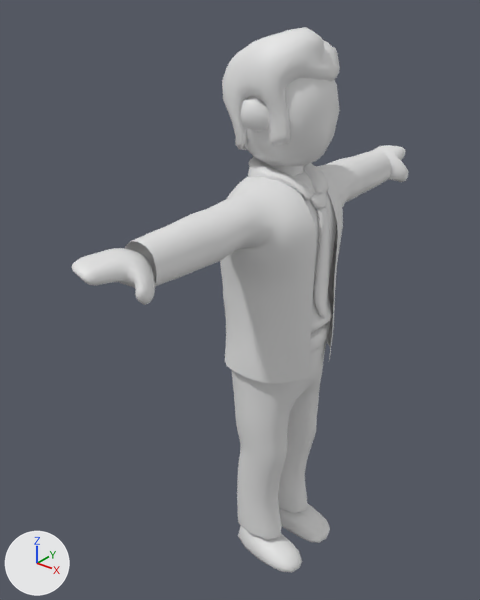
An edit to the FBX model Assets/Geometry/Characters/OE_Character_06_ANIM.fbx, drawn before and after from the same camera.
One viewpoint serves both versions: a camera (50 mm lens) standing at (0.95, -1.363, 1.653) and looking at (-0.103, -0.046, 0.837). Lighting does not change. The marker at lower left points along +X, +Y and +Z. Where no turn or scale is listed for an object, it has been applied to the vertices.

The scene before the commit, as lines of its bpy script (objects in view):
```python
ob_collar_005 = bpy.data.objects.new('Collar.005', me_cube_023)
ob_collar_005.location = (0.17, 0.0, 0.0)
ob_hair_005 = bpy.data.objects.new('Hair.005', me_cube_024)
ob_hair_005.location = (0.447, 0.0, 0.0)
ob_head_006 = bpy.data.objects.new('Head.006', me_cube_026)
ob_head_006.location = (0.447, 0.0, 0.0)
ob_neck_005 = bpy.data.objects.new('Neck.005', me_cube_027)
ob_neck_005.location = (0.17, 0.0, 0.0)
ob_shoes_005 = bpy.data.objects.new('Shoes.005', me_cube_028)
ob_shoes_005.location = (0.063, 0.0, 0.0)
ob_torso_010 = bpy.data.objects.new('Torso.010', me_cube_078)
ob_torso_010.location = (0.17, 0.0, 0.0)
ob_torso_011 = bpy.data.objects.new('Torso.011', me_cube_075)
ob_torso_011.location = (0.17, 0.0, 0.0)
ob_torso_012 = bpy.data.objects.new('Torso.012', me_cube_076)
ob_torso_012.location = (0.17, 0.0, 0.0)
ob_trousers_005 = bpy.data.objects.new('Trousers.005', me_cube_030)
ob_trousers_005.location = (0.0, 0.0, 0.0)
# also in view: 'Hands.005' at (0.014, 0.0, 1.117)
```
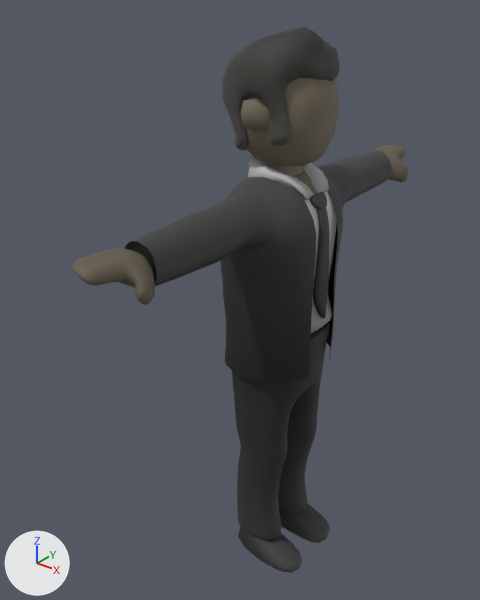
Changed parts and their boxes (x1, y1, x2, y2) in the pictures (480 x 600 px):
'Torso.011', recoloured, surface changed (grey to black)
    both: (125, 150, 391, 383)
'Trousers.005', recoloured, surface changed (grey to black)
    both: (232, 322, 330, 540)
'Hair.005', recoloured, surface changed (grey to black)
    both: (222, 27, 340, 150)
'Head.006', recoloured, surface changed (grey to brown)
    both: (240, 78, 340, 166)
'Hands.005', recoloured, surface changed (white to brown)
    both: (72, 145, 409, 305)
'Shoes.005', recoloured (white to black)
    both: (238, 503, 330, 573)
'Torso.010', recoloured (grey to black)
    both: (309, 192, 329, 318)
'Collar.005', recoloured
    both: (248, 157, 329, 200)
'Torso.012', recoloured, surface changed
    both: (292, 171, 337, 334)
'Neck.005', recoloured
    both: (266, 163, 304, 176)
part 1 of me_cube_024, surface changed (grey to black)
    both: (222, 27, 340, 148)

Edits to the bpy script that builds the scene:
```text
Change me_cube_024:
    where me_cube_024.from_pydata(...)  # 706 vertices, 704 faces; spans x -0.603..-0.325, y -0.132..0.126, z 1.252..1.552
    me_cube_024 part 1: texture (UV) coordinates of 704 of 704 faces, centred in x -0.6..-0.326, y -0.129..0.123, z 1.254..1.545, changed; they spanned u 0.44..0.88, v 0.12..0.63 and now span u 0.06..0.08, v 0.36..0.47
    add me_cube_024.materials.append(mat_workercolors)  # picture img_desaturated_pallete_png
Change me_cube_028:
    where me_cube_028.from_pydata(...)  # 212 vertices, 208 faces; spans x -0.149..0.095, y -0.134..0.134, z 0.001..0.08
    add me_cube_028.materials.append(mat_workercolors)  # picture img_desaturated_pallete_png
Change me_cube_026:
    where me_cube_026.from_pydata(...)  # 150 vertices, 144 faces; spans x -0.579..-0.314, y -0.137..0.137, z 1.225..1.509
    me_cube_026 part 2: texture (UV) coordinates of 144 of 144 faces, centred in x -0.569..-0.325, y -0.131..0.131, z 1.235..1.499, changed; they spanned u 0.12..0.88, v 0.12..0.63 and now span u 0.78..0.8, v 0.56..0.58
    add me_cube_026.materials.append(mat_workercolors)  # picture img_desaturated_pallete_png
Change me_cube_078:
    where me_cube_078.from_pydata(...)  # 330 vertices, 328 faces; spans x -0.08..-0.022, y -0.034..0.034, z 0.84..1.171
    add me_cube_078.materials.append(mat_workercolors)  # picture img_desaturated_pallete_png
Change me_cube_025:
    where me_cube_025.from_pydata(...)  # 452 vertices, 448 faces; spans x -1.22..-1.083, y -0.153..1.167, z 1.073..1.161
    me_cube_025 part 5: texture (UV) coordinates of 448 of 448 faces, centred in x -1.219..-1.086, y -0.15..1.164, z 1.075..1.161, changed; they spanned u 0.12..0.88, v 0.0..1.0 and now span u 0.79..0.8, v 0.61..0.62
    add me_cube_025.materials.append(mat_workercolors)  # picture img_desaturated_pallete_png
Change me_cube_027:
    where me_cube_027.from_pydata(...)  # 98 vertices, 96 faces; spans x -0.217..-0.122, y -0.041..0.041, z 1.181..1.339
    add me_cube_027.materials.append(mat_workercolors)  # picture img_desaturated_pallete_png
Change me_cube_023:
    where me_cube_023.from_pydata(...)  # 225 vertices, 208 faces; spans x -0.266..-0.064, y -0.083..0.083, z 1.129..1.248
    add me_cube_023.materials.append(mat_workercolors)  # picture img_desaturated_pallete_png
Change me_cube_076:
    where me_cube_076.from_pydata(...)  # 217 vertices, 186 faces; spans x -0.17..-0.026, y -0.095..0.095, z 0.68..1.227
    me_cube_076 part 4: texture (UV) coordinates of 186 of 186 faces, centred in x -0.152..-0.029, y -0.08..0.08, z 0.702..1.222, changed; they spanned u 0.44..0.75, v 0.52..0.63 and now span u 0.03..0.8, v 0.17..0.58
    add me_cube_076.materials.append(mat_workercolors)  # picture img_desaturated_pallete_png
Change me_cube_030:
    where me_cube_030.from_pydata(...)  # 668 vertices, 756 faces; spans x -0.125..0.132, y -0.144..0.144, z 0.075..0.792
    me_cube_030 part 3: texture (UV) coordinates of 756 of 756 faces, centred in x -0.124..0.131, y -0.137..0.137, z 0.076..0.791, changed; they spanned u 0.12..0.88, v 0.15..0.6 and now span u 0.23..0.25, v 0.02..0.15
    add me_cube_030.materials.append(mat_workercolors)  # picture img_desaturated_pallete_png
Change me_cube_075:
    where me_cube_075.from_pydata(...)  # 1091 vertices, 1036 faces; spans x -0.32..-0.029, y -0.509..0.511, z 0.68..1.228
    me_cube_075 part 6: texture (UV) coordinates of 1036 of 1036 faces, centred in x -0.318..-0.033, y -0.477..0.477, z 0.697..1.223, changed; they spanned u 0.44..0.88, v 0.12..0.63 and now span u 0.17..0.19, v 0.02..0.15
    add me_cube_075.materials.append(mat_workercolors)  # picture img_desaturated_pallete_png
```
